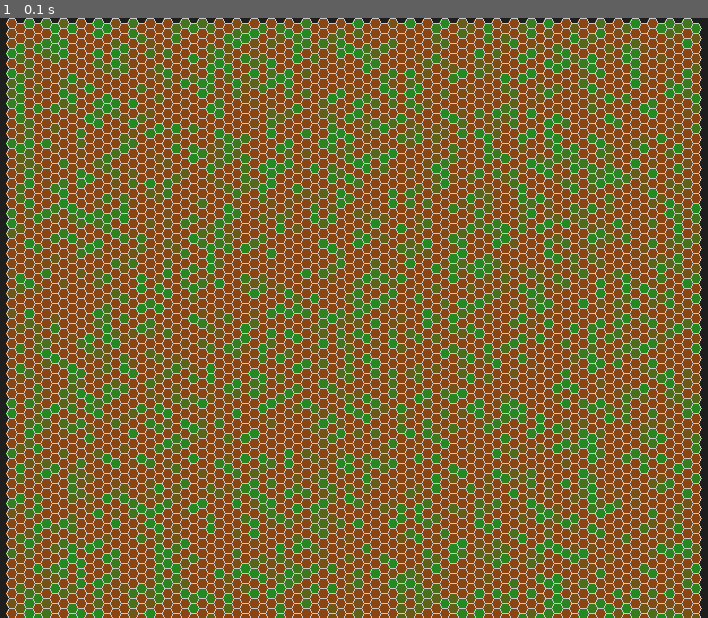
Above: before the commit, frame 1.
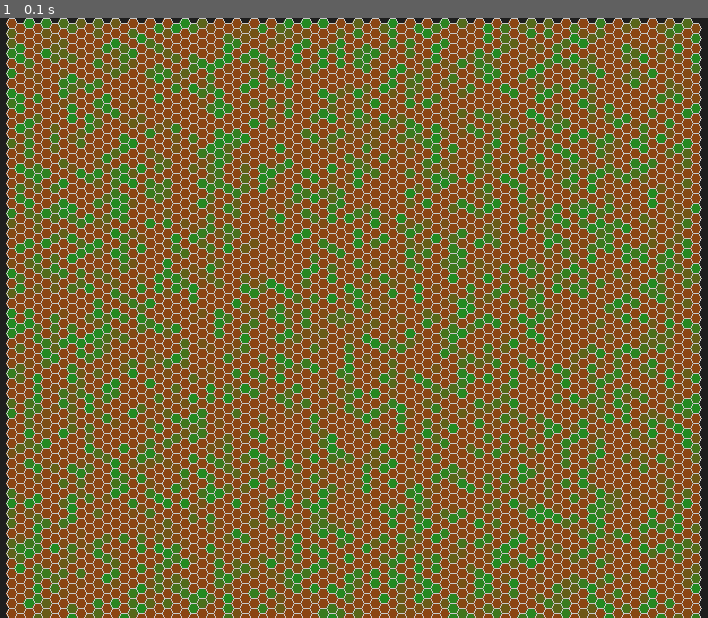
Above: after the commit, the same moment.

Repository: joselc/life-sim-first-try
Game: pygame game, started from main.py
Same seed, same stepped clock (60 frames per second), same inputs: the game is played once before the commit and once after it.
Inputs:
- Up to frame 1 (0.1 s): no input

The runs differ from the first frame. In frame 1, 26% of the frame differs, in the area x 0-100%, y 0-100%.

Commit message:
chore: added readme file and documentation

Diff:
--- a/src/config.py
+++ b/src/config.py
@@ -1,4 +1,21 @@
-"""Configuration settings for the life simulation."""
+"""Configuration settings for the life simulation.
+
+This module contains all the configurable parameters for the life simulation,
+including display settings, grid dimensions, and color definitions.
+
+Constants:
+    SCREEN_WIDTH (int): Width of the game window in pixels
+    SCREEN_HEIGHT (int): Height of the game window in pixels
+    FPS (int): Target frames per second for the simulation
+    BACKGROUND_COLOR (Tuple[int, int, int]): RGB color for the window background
+
+    GRID_COLUMNS (int): Number of columns in the hexagonal grid
+    GRID_ROWS (int): Number of rows in the hexagonal grid
+    PLANT_SPAWN_PROBABILITY (float): Probability (0-1) of spawning a plant cell
+
+    COLORS (Dict[str, Tuple[int, int, int]]): Dictionary of RGB color definitions
+        for various elements in the simulation
+"""
 
 # Display settings
 SCREEN_WIDTH = 800
@@ -13,7 +30,7 @@
 
 # Colors
 COLORS = {
-    'GREEN': (34, 139, 34),
-    'BROWN': (139, 69, 19),
-    'GRID_LINES': (200, 200, 200)
+    'GREEN': (34, 139, 34),    # Forest green for plants
+    'BROWN': (139, 69, 19),    # Saddle brown for ground/soil
+    'GRID_LINES': (200, 200, 200)  # Light gray for grid lines
 }
--- a/src/hexagons/base.py
+++ b/src/hexagons/base.py
@@ -4,7 +4,26 @@
 
 
 class Hexagon:
+    """Base class for hexagonal cells in the life simulation.
+
+    This class provides the basic structure and interface for hexagonal cells,
+    including their geometric properties and basic rendering capabilities.
+
+    Attributes:
+        cx (float): X-coordinate of the hexagon's center
+        cy (float): Y-coordinate of the hexagon's center
+        a (float): Length of the hexagon's side
+        points (List[Tuple[float, float]]): List of (x, y) coordinates for the hexagon's vertices
+    """
+
     def __init__(self, cx: float, cy: float, a: float) -> None:
+        """Initialize a hexagonal cell.
+
+        Args:
+            cx (float): X-coordinate of the hexagon's center
+            cy (float): Y-coordinate of the hexagon's center
+            a (float): Length of the hexagon's side
+        """
         self.cx = cx
         self.cy = cy
         self.a = a
@@ -18,7 +37,17 @@
         ]
 
     def update(self, t: float) -> None:
+        """Update the cell's state based on the current simulation time.
+
+        Args:
+            t (float): Current simulation time in seconds
+        """
         pass
 
     def draw(self, screen: pygame.Surface) -> None:
+        """Draw the hexagonal cell on the screen.
+
+        Args:
+            screen (pygame.Surface): Pygame surface to draw on
+        """
         pass
--- a/src/hexagons/ground.py
+++ b/src/hexagons/ground.py
@@ -4,9 +4,27 @@
 
 
 class GroundHexagon(Hexagon):
-    def update(self, t):
+    """A hexagonal cell representing ground or soil in the life simulation.
+
+    This class implements a static ground cell that maintains a constant brown color.
+    Ground cells serve as the base terrain in the simulation and do not change over time.
+    """
+
+    def update(self, t: float) -> None:
+        """Update the ground cell's state (no-op as ground doesn't change).
+
+        Args:
+            t (float): Current simulation time in seconds
+        """
         pass
 
-    def draw(self, screen):
+    def draw(self, screen: pygame.Surface) -> None:
+        """Draw the ground cell on the screen.
+
+        Renders the hexagon with a static brown color and a grid line border.
+
+        Args:
+            screen (pygame.Surface): Pygame surface to draw on
+        """
         pygame.draw.polygon(screen, COLORS['BROWN'], self.points, 0)
         pygame.draw.polygon(screen, COLORS['GRID_LINES'], self.points, 1)
--- a/src/hexagons/plant.py
+++ b/src/hexagons/plant.py
@@ -6,15 +6,49 @@
 
 
 class PlantHexagon(Hexagon):
-    def __init__(self, cx, cy, a):
+    """A hexagonal cell representing a plant in the life simulation.
+
+    This class implements a plant cell that changes color over time,
+    simulating growth and decay cycles. The color oscillates between
+    brown and green based on a sinusoidal function with a random phase.
+
+    Attributes:
+        phase (float): Random phase offset for the color oscillation
+        t (float): Current simulation time
+    """
+
+    def __init__(self, cx: float, cy: float, a: float) -> None:
+        """Initialize a plant hexagonal cell.
+
+        Args:
+            cx (float): X-coordinate of the hexagon's center
+            cy (float): Y-coordinate of the hexagon's center
+            a (float): Length of the hexagon's side
+        """
         super().__init__(cx, cy, a)
         self.phase = random.uniform(0, 2 * math.pi)
         self.t = 0
 
-    def update(self, t):
+    def update(self, t: float) -> None:
+        """Update the plant's state based on the current simulation time.
+
+        Updates the internal time tracker used for color oscillation.
+
+        Args:
+            t (float): Current simulation time in seconds
+        """
         self.t = t
 
-    def draw(self, screen):
+    def draw(self, screen: pygame.Surface) -> None:
+        """Draw the plant cell on the screen.
+
+        Renders the hexagon with a color that oscillates between brown and green,
+        creating a pulsing effect. The color transition is based on a sinusoidal
+        function with a random phase offset.
+
+        Args:
+            screen (pygame.Surface): Pygame surface to draw on
+        """
         green = COLORS['GREEN']
         brown = COLORS['BROWN']
         factor = 0.5 * (1 + math.sin(self.t + self.phase))
--- a/src/mesh/hex_mesh.py
+++ b/src/mesh/hex_mesh.py
@@ -1,13 +1,35 @@
 import math
 import random
 import pygame
+from typing import List
 from ..hexagons.plant import PlantHexagon
 from ..hexagons.ground import GroundHexagon
 from ..config import PLANT_SPAWN_PROBABILITY
 
 
 class HexMesh:
-    def __init__(self, num_columns, num_rows, display_width, display_height):
+    """A hexagonal grid system that manages the life simulation world.
+
+    This class creates and manages a grid of hexagonal cells, handling their
+    placement, updates, and rendering. The grid is composed of both plant
+    and ground cells, randomly distributed based on spawn probability.
+
+    Attributes:
+        hexagons (List[Union[PlantHexagon, GroundHexagon]]): List of all hexagonal cells in the grid
+    """
+
+    def __init__(self, num_columns: int, num_rows: int, display_width: int, display_height: int) -> None:
+        """Initialize the hexagonal grid.
+
+        Creates a grid of hexagonal cells that fits within the specified display dimensions.
+        The grid is centered horizontally on the screen.
+
+        Args:
+            num_columns (int): Number of columns in the grid
+            num_rows (int): Number of rows in the grid
+            display_width (int): Width of the display surface in pixels
+            display_height (int): Height of the display surface in pixels
+        """
         # Calculate side length 'a' so that vertical span fits display_height exactly
         a = display_height / (num_rows * math.sqrt(3))  # side length
         # Total grid width = 2*a + (num_columns - 1)*1.5*a
@@ -33,10 +55,20 @@
 
                 self.hexagons.append(hexagon)
 
-    def update(self, t):
+    def update(self, t: float) -> None:
+        """Update all cells in the grid.
+
+        Args:
+            t (float): Current simulation time in seconds
+        """
         for hexagon in self.hexagons:
             hexagon.update(t)
 
-    def draw(self, screen):
+    def draw(self, screen: pygame.Surface) -> None:
+        """Draw all cells in the grid.
+
+        Args:
+            screen (pygame.Surface): Pygame surface to draw on
+        """
         for hexagon in self.hexagons:
             hexagon.draw(screen)
Not shown, added: README.md
